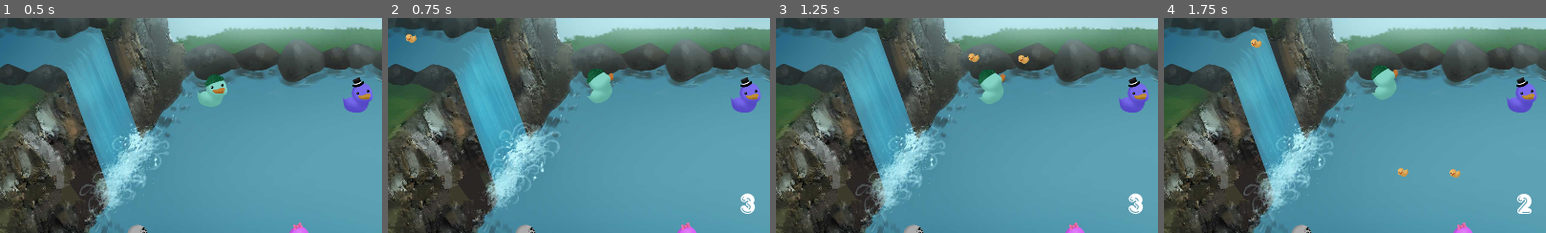
Above: before the commit, frames 1-4 (left to right).
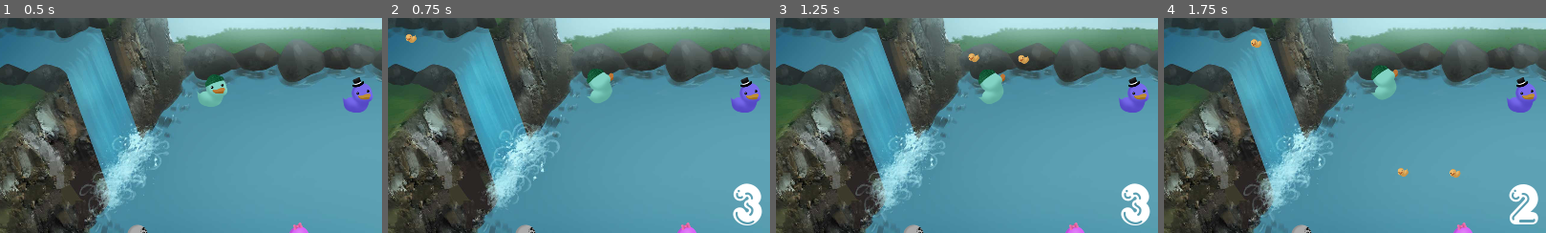
Above: after the commit, the same moments.

Repository: TeamAwesomeTOJam/ducks
Game: Godot game, scene res://Game.tscn
Two runs of this game, one before a commit and one after it. Both use one fixed random seed, a clock stepped at 60 frames per second and the inputs below.
Inputs:
- Up to frame 1 (0.5 s): no input
- Up to frame 2 (0.75 s): tap Enter (p0duck) at 0.5, 0.6 s; hold Up (ui_up) from 0.53 s (still down)
- Up to frame 3 (1.25 s): keep holding Up (ui_up)
- Up to frame 4 (1.75 s): release Up (ui_up) at 1.28 s; tap Enter (p0duck) at 1.35 s
The pictures show only the part of the screen within x 3-53%, y 7-57%; the shares and areas given below are measured in that part.

Frame 1 is identical in both runs. In frame 2, 1.0% of the frame differs, in the area x 90-98%, y 76-97%; in frame 3, 1.0%; in frame 4, 0.9%.

Commit message:
Loosened the font size

Diff:
--- a/Game.tscn
+++ b/Game.tscn
@@ -48,7 +48,7 @@
 font_data = ExtResource( 15 )
 _sections_unfolded = [ "Extra Spacing", "Font", "Settings" ]
 
-[node name="Game" type="Node" index="0"]
+[node name="Game" type="Node"]
 
 script = ExtResource( 1 )
 Player = ExtResource( 2 )
--- a/HUD.tscn
+++ b/HUD.tscn
@@ -11,7 +11,15 @@
 font_data = ExtResource( 2 )
 _sections_unfolded = [ "Font", "Font/fallback", "Settings" ]
 
-[node name="HUD" type="CanvasLayer"]
+[sub_resource type="DynamicFont" id=2]
+
+size = 200
+use_mipmaps = false
+use_filter = false
+font_data = ExtResource( 2 )
+_sections_unfolded = [ "Font", "Settings" ]
+
+[node name="HUD" type="CanvasLayer" index="0"]
 
 layer = 1
 offset = Vector2( 0, 0 )
@@ -153,9 +161,9 @@
 anchor_top = 0.5
 anchor_right = 0.5
 anchor_bottom = 0.5
-margin_left = -120.5
+margin_left = -460.0
 margin_top = -75.0
-margin_right = 120.5
+margin_right = 460.0
 margin_bottom = 75.0
 rect_pivot_offset = Vector2( 0, 0 )
 rect_clip_content = false
@@ -163,10 +171,11 @@
 mouse_default_cursor_shape = 0
 size_flags_horizontal = 1
 size_flags_vertical = 4
-custom_fonts/font = SubResource( 1 )
+custom_fonts/font = SubResource( 2 )
 text = "PRE GAME"
 align = 1
 valign = 1
 percent_visible = 1.0
 lines_skipped = 0
 max_lines_visible = -1
+_sections_unfolded = [ "custom_fonts" ]
Not shown: 1 places in HUD.tscn that only renumber resources
